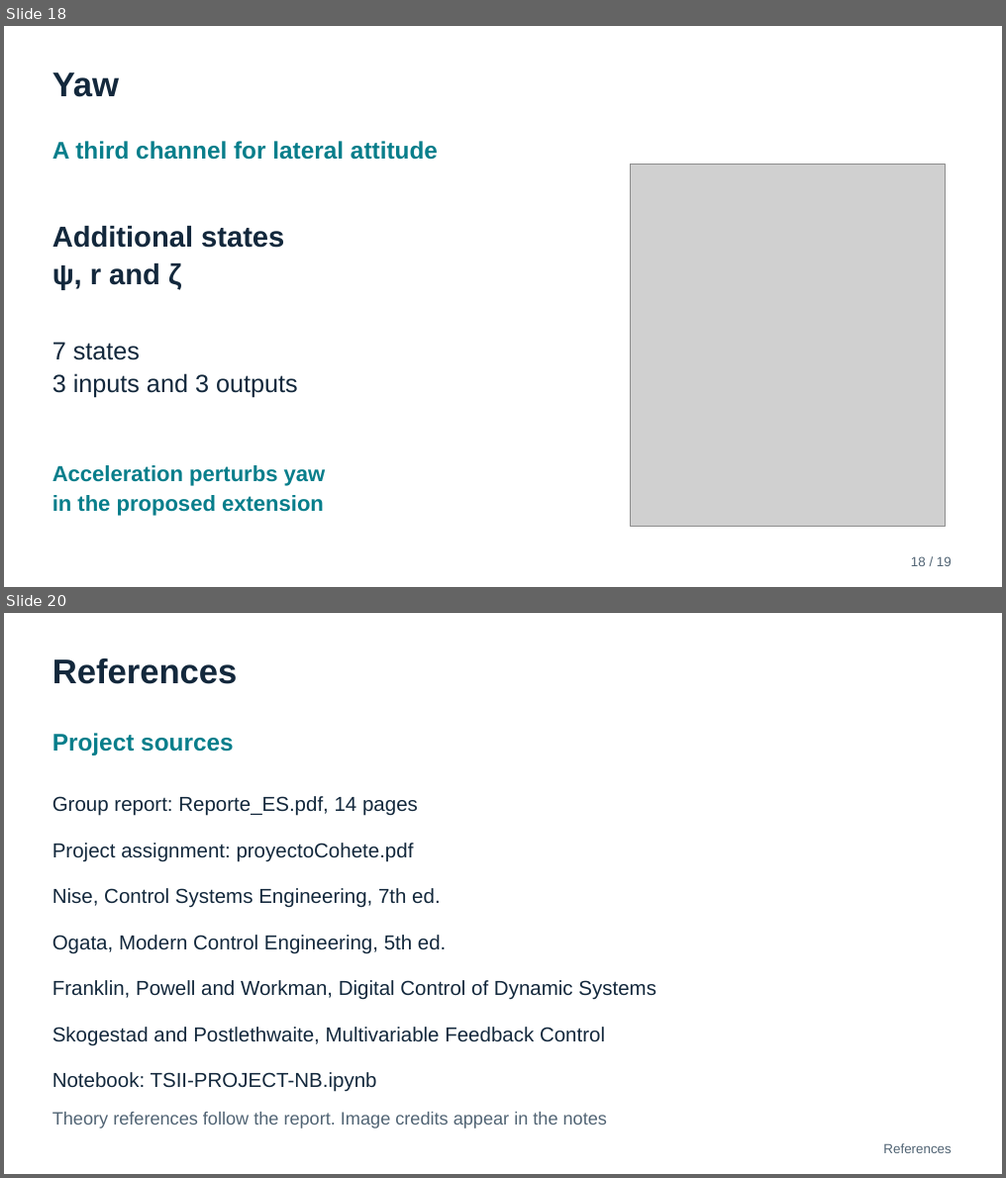
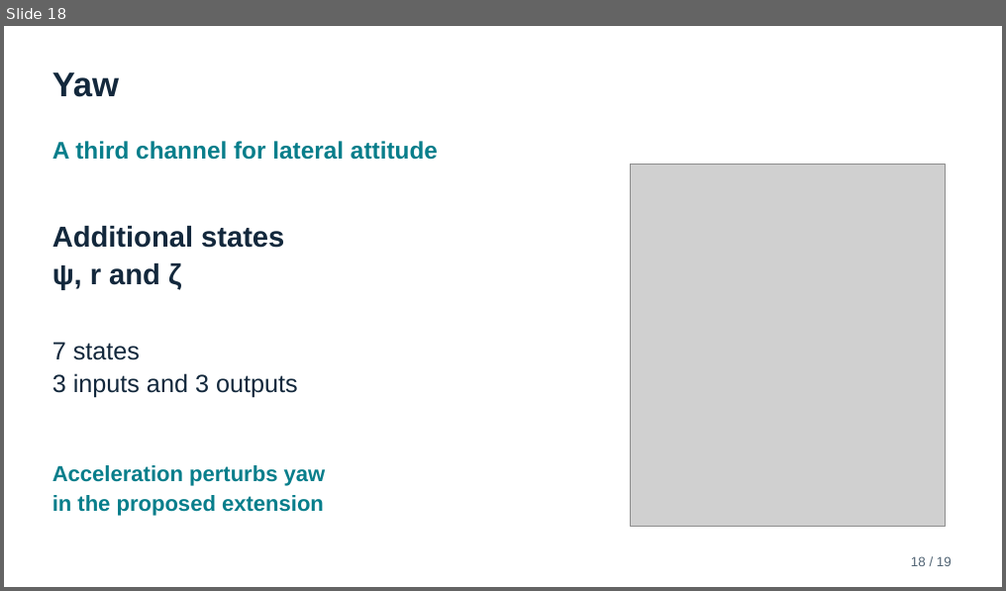
Before and after one commit to byronGalileo/TSII-Cohete-proyect, a slide deck: Proyecto_Cohete_EN.pptx. Shown one above the other, each under a label of ours: slides 18 and 20 before the commit, slide 18 after it; the slides between them are not shown. The pictures are 1006x1178 and 1006x591 pixels, drawn with LibreOffice and Linux fonts; fonts in the diff are those of the drawing; grey boxes stand for pictures. Boxes give left, top, right and bottom in pixels: in the first picture for what was removed or moved away, otherwise in the second. Text is boxed around its words. In the diff, an @@ line names an element or a change of style, - is before the commit and + after.

```diff
--- a/Proyecto_Cohete_EN.pptx
+++ b/Proyecto_Cohete_EN.pptx
@@ slide 20 removed at (x1=4, y1=613, x2=1002, y2=1174), background #FFFFFF @@
@@ text removed at (x1=53, y1=659, x2=238, y2=684) @@
-References
@@ text removed at (x1=53, y1=733, x2=233, y2=756) @@
-Project sources
@@ text removed at (x1=53, y1=796, x2=418, y2=816) @@
-Group report: Reporte_ES.pdf, 14 pages
@@ text removed at (x1=53, y1=843, x2=414, y2=862) @@
-Project assignment: proyectoCohete.pdf
@@ text removed at (x1=53, y1=888, x2=440, y2=908) @@
-Nise, Control Systems Engineering, 7th ed.
@@ text removed at (x1=53, y1=935, x2=446, y2=955) @@
-Ogata, Modern Control Engineering, 5th ed.
@@ text removed at (x1=53, y1=980, x2=656, y2=1000) @@
-Franklin, Powell and Workman, Digital Control of Dynamic Systems
@@ text removed at (x1=53, y1=1027, x2=605, y2=1047) @@
-Skogestad and Postlethwaite, Multivariable Feedback Control
@@ text removed at (x1=53, y1=1072, x2=377, y2=1092) @@
-Notebook: TSII-PROJECT-NB.ipynb
@@ text removed at (x1=53, y1=1112, x2=607, y2=1129) @@
-Theory references follow the report. Image credits appear in the notes
@@ text removed at (x1=883, y1=1144, x2=950, y2=1154) @@
-References
```
Also in this commit, not shown: 9 slides changed, 3 other slides removed, 1 other file.
